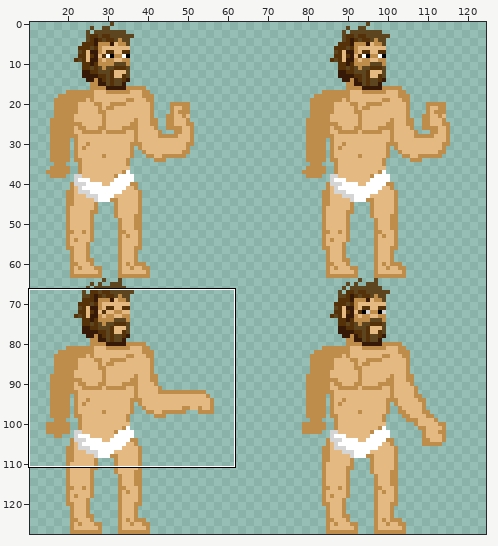
Sprite sheet -- assets/character.png. Above: a wide view before the commit, with the close-up outlined.
Close-up. Before:
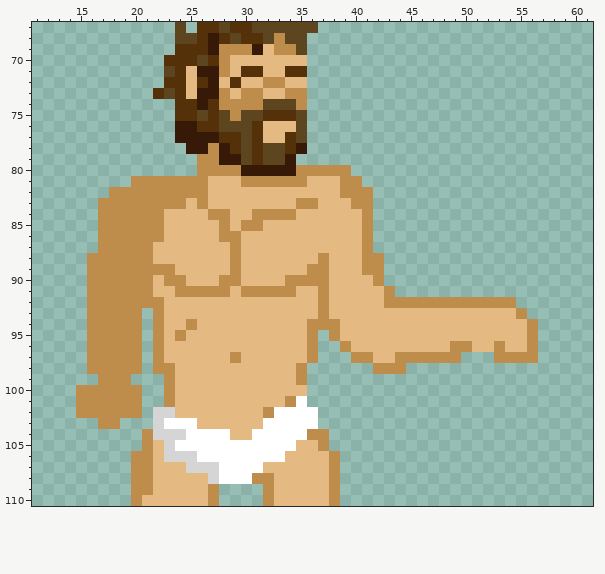
Shown: x 11..61, y 67..110. The wide view leaves out empty margins. The commit also changed other parts of the picture, which this record leaves out.
And afterwards:
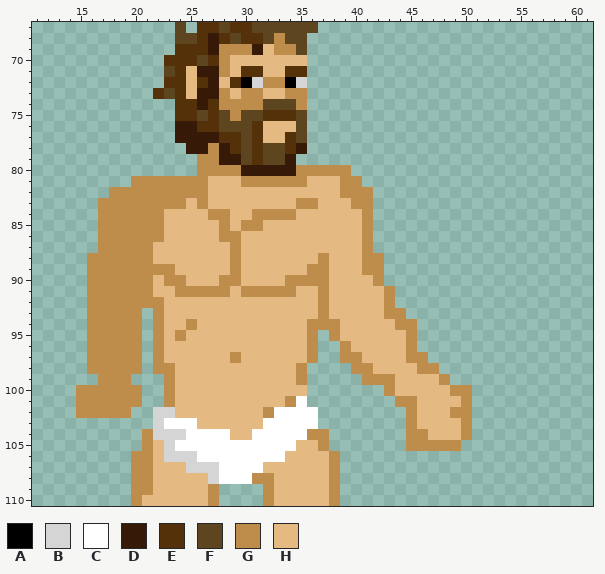
Palette (. is transparent): A #000000  B #d5d5d5  C #ffffff  D #371907  E #543109  F #5c451f  G #bf8d4b  H #e5ba82
The exact change:
file 256x256 -> 1024x1024 pixels (blocks of 2x2 -> 8x8; one block is one cell here)
@@ x 28..37 @@
  71 GHEEHHEE..
- 72 HEHHGGHH..
+ 72 HEABGGAB..
  73 GHGGHHGG..
@@ x 11..61 @@
  91 .....GGGGGGHHGGGGGHGGGGGHHGHHHHHG..................
- 92 .....GGGGGGGHHHHHHHHHHHHHHGHHHHHGGGGGGGGGGGG.......
- 93 .....GGGGG.GHHHHHHHHHHHHHHGHHHHHHHHHHHHHHHHHG......
- 94 .....GGGGG.GHHGHHHHHHHHHHGGGHHHHHHHHHHHHHHHHHG.....
- 95 .....GGGGG.GHGHHHHHHHHHHHG.GHHHHHHHHHHHHHHHHHG.....
- 96 .....GGGGG.GHHHHHHHHHHHHHG..GHHHHHHHHHGGHHGHHG.....
- 97 .....GGGGG.GHHHHHHGHHHHHHG...GGHHGGGGGG...GGGG.....
- 98 .....GGGGG.GGHHHHHHHHHHHG......GGG.................
- 99 ......GGG...GHHHHHHHHHHHG..........................
-100 ....GGGGGG..GHHHHHHHHHHHH..........................
-101 ....GGGGGG..GHHHHHHHHHHGC..........................
-102 ....GGGGGG.BBHHHHHHHHGCCCC.........................
-103 ......GG...BCCCHHHHHHCCCCC.........................
-104 ..........GBBBCCCCHHCCCCCGG........................
-105 ..........GHBCCCCCCCCCCCHHG........................
+ 92 .....GGGGGGGHHHHHHHHHHHHHHGHHHHHG..................
+ 93 .....GGGGG.GHHHHHHHHHHHHHHGHHHHHGG.................
+ 94 .....GGGGG.GHHGHHHHHHHHHHGGGHHHHHGG................
+ 95 .....GGGGG.GHGHHHHHHHHHHHG.GHHHHHHG................
+ 96 .....GGGGG.GHHHHHHHHHHHHHG..GHHHHHG................
+ 97 .....GGGGG.GHHHHHHGHHHHHHG..GGHHHHGG...............
+ 98 .....GGGGG.GGHHHHHHHHHHHG....GGHHHHGG..............
+ 99 ......GGG...GHHHHHHHHHHHG.....GGGHHHHG.............
+100 ....GGGGGG..GHHHHHHHHHHHH.......GHHHHHGG...........
+101 ....GGGGGG..GHHHHHHHHHHGC........GGHHHHG...........
+102 ....GGGGG..BBHHHHHHHHGCCCC........GHHHGG...........
+103 ...........BCCCHHHHHHCCCCC........GHHHHG...........
+104 ..........GBBBCCCCHHCCCCCGG.......GGHHHG...........
+105 ..........GHBCCCCCCCCCCCHHG.......GGGGG............
 106 .........GGHBBBCCCCCCCCHHHHG.......................
Boxes around the changes in both close-ups, in picture pixels (x1, y1, x2, y2):
changed: (241, 77, 307, 88)
changed: (340, 297, 538, 451)
erased: (98, 407, 142, 429)
